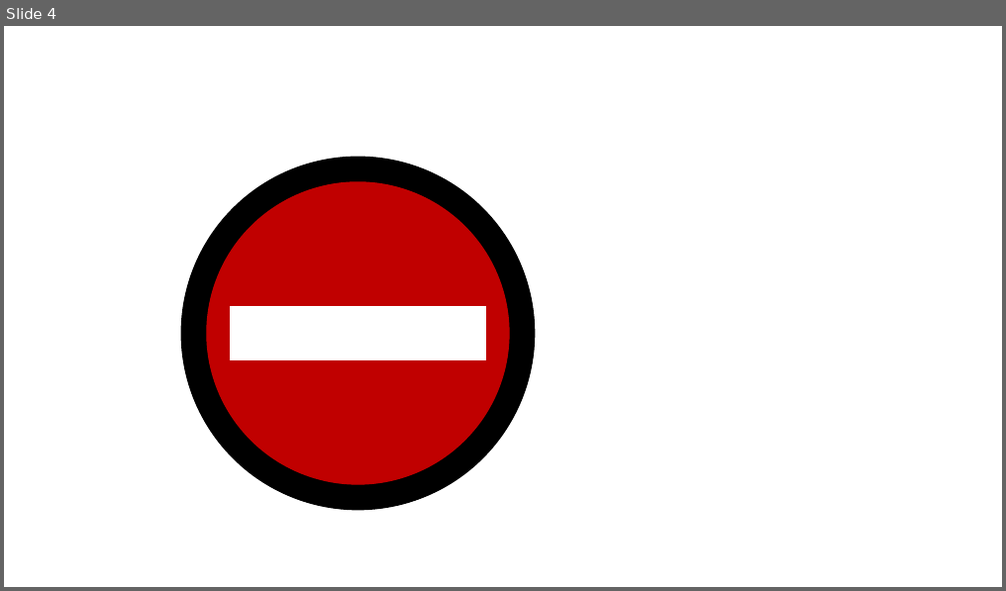
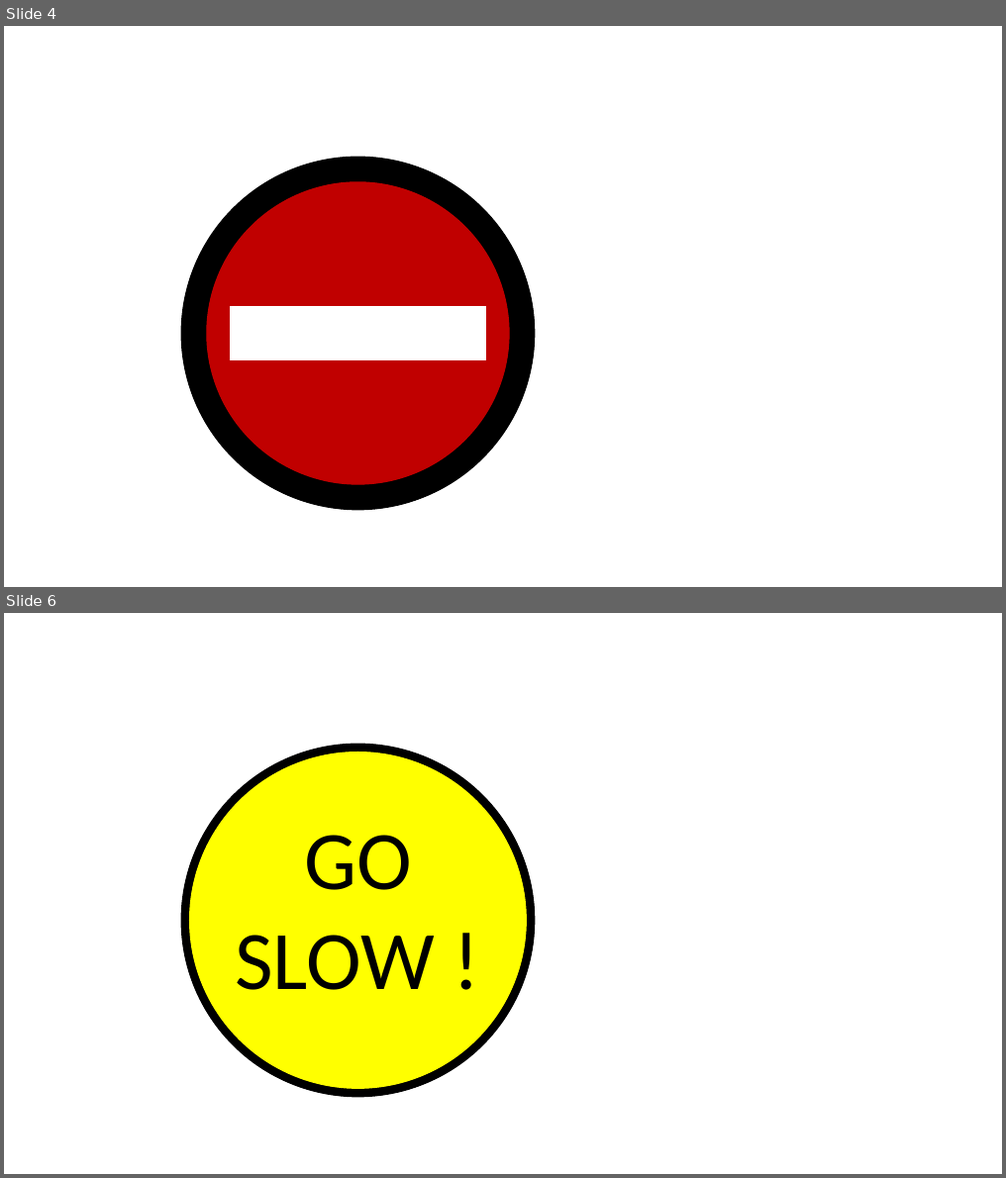
Before and after one commit to DDharma/Smart_Car, a slide deck: Road Signs/Presentation1.pptx. Shown one above the other, each under a label of ours: slide 4 before the commit, slides 4 and 6 after it; the slides between them are not shown. The pictures are 1006x591 and 1006x1178 pixels, drawn with LibreOffice and Linux fonts; fonts in the diff are those of the drawing. Boxes give left, top, right and bottom in pixels: in the first picture for what was removed or moved away, otherwise in the second. Text is boxed around its words. In the diff, an @@ line names an element or a change of style, - is before the commit and + after.

```diff
--- a/Road Signs/Presentation1.pptx
+++ b/Road Signs/Presentation1.pptx
@@ slide 6 added at box(4, 613, 1002, 1174), background #FFFFFF @@
@@ donut added at box(181, 744, 535, 1097), fill #000000, outline #000000 1 pt @@
@@ ellipse added at box(190, 753, 527, 1089), fill #FFFF00, outline #FFFF00 1 pt @@
@@ text added at box(235, 835, 434, 990), 80 pt, text #000000 @@
+GO
+SLOW !
```
Also in this commit, not shown: 3 other slides added, 3 slides removed, 3 other files.
